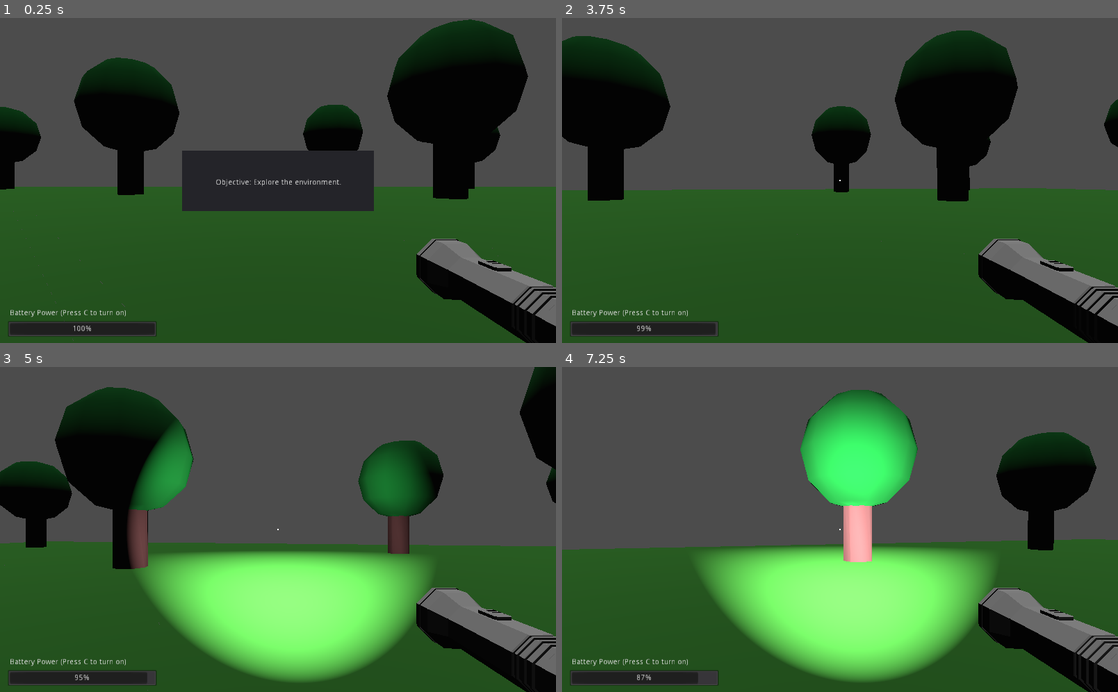
Above: before the commit, frames 1-4 (two rows, left to right).
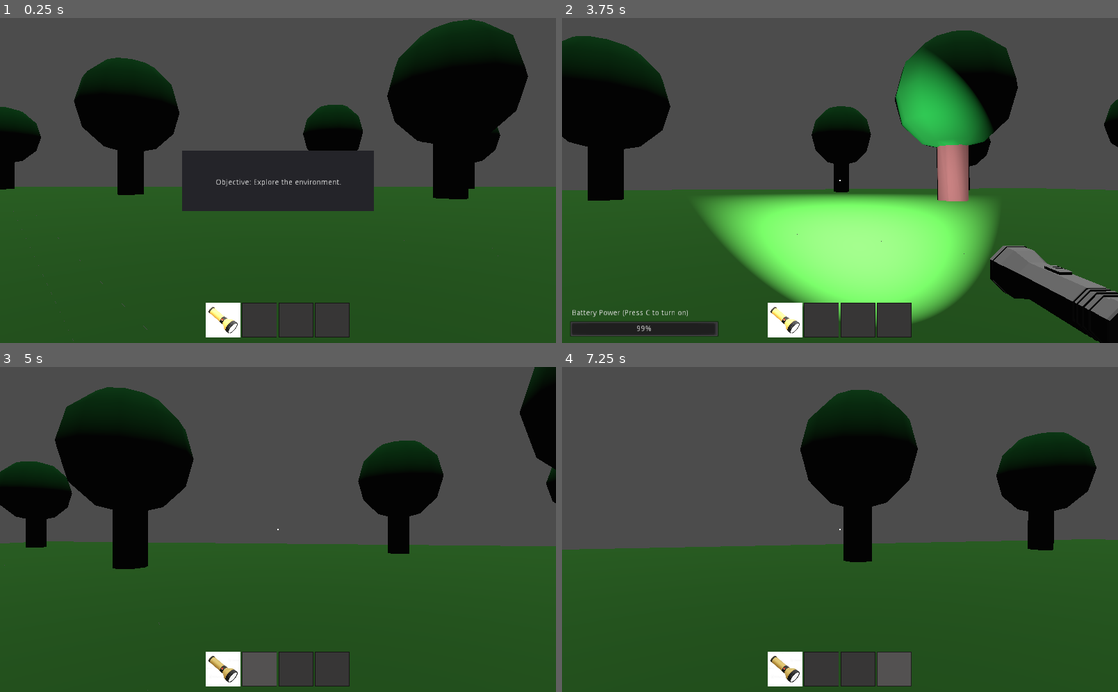
Above: after the commit, the same moments.

Repository: Pykeeboi27/case-0
Game: Godot game, scene res://Scenes/Test Platform.tscn
Two runs of this game, one before a commit and one after it. Both use one fixed random seed, a clock stepped at 60 frames per second and the inputs below.
Inputs (mouse positions are in pixels of both pictures, inside the frame that each line leads up to):
- Up to frame 1 (0.25 s): no input
- Up to frame 2 (3.75 s): click (784, 320) at 0.52 s; click (823, 320) at 1.27 s; click (856, 320) at 2.02 s; click (895, 320) at 2.77 s; tap C (flashlight) at 3.5, 3.6 s; move the mouse to (867, 180) at 3.52 s; hold W (move_forward) from 3.53 s (still down); hold 1 (slot_1, bound only after the commit) from 3.53 s (still down)
- Up to frame 3 (5 s): keep holding W (move_forward); tap Space (jump) at 3.77, 4.52 s; tap C (flashlight) at 4.25 s; move the mouse to (250, 529) at 4.27 s; release 1 (slot_1, bound only after the commit) at 4.28 s; tap 1 (slot_1, bound only after the commit) at 4.35 s; tap 2 (slot_2, bound only after the commit) at 4.55 s
- Up to frame 4 (7.25 s): keep holding W (move_forward); tap C (flashlight) at 5, 5.75, 6.5, 6.8 s; move the mouse to (851, 523) at 5.02 s; hold 2 (slot_2, bound only after the commit) 5.03-5.78 s; tap 3 (slot_3, bound only after the commit) at 5.3, 5.85 s; move the mouse to (834, 536) at 5.77 s; tap Space (jump) at 6.02, 6.77 s; tap 4 (slot_4, bound only after the commit) at 6.05 s; move the mouse to (878, 532) at 6.52 s; hold 4 (slot_4, bound only after the commit) from 6.53 s (still down)

The runs differ from the first frame. In frame 1, 8.6% of the frame differs, in the area x 1-100%, y 67-100%; in frame 2, 23%; in frame 3, 28%; in frame 4, 30%, in the area x 1-100%, y 7-100%.

Commit message:
Add files via upload

Diff:
--- /dev/null
+++ b/Assets/items/flashlight.tres
@@ -0,0 +1,13 @@
+[gd_resource type="Resource" load_steps=4 format=2]
+
+[ext_resource path="res://Scenes/Flashlight.tscn" type="PackedScene" id=1]
+[ext_resource path="res://ItemData.gd" type="Script" id=2]
+[ext_resource path="res://Assets/items/flashlight_icon.jpg" type="Texture" id=3]
+
+[resource]
+script = ExtResource( 2 )
+item_name = "flashlight"
+icon = ExtResource( 3 )
+mesh_scene = ExtResource( 1 )
+item_type = ""
+target_use = ""
--- /dev/null
+++ b/Inventory.gd
@@ -0,0 +1,36 @@
+extends Node
+
+signal inventory_changed
+signal slot_selected
+
+export(int) var HOTBAR_SIZE = 4
+export(Array, Resource) var default_items
+
+var hotbar = []
+var selected_slot
+
+func _ready():
+	hotbar.resize(HOTBAR_SIZE)
+
+	default_items = [
+		preload("res://Assets/items/flashlight.tres"),
+	]
+	for i in range(min(default_items.size(), HOTBAR_SIZE)):
+		hotbar[i] = default_items[i]
+
+	emit_signal("inventory_changed")
+	select_slot(0)
+
+
+func add_item(item):
+	for i in range(HOTBAR_SIZE):
+		if hotbar[i] == null:
+			hotbar[i] = item
+			emit_signal("inventory_changed")
+			select_slot(i)
+			return true
+	return false
+
+func select_slot(index):
+	selected_slot = clamp(index, 0, HOTBAR_SIZE - 1)
+	emit_signal("slot_selected", selected_slot)
--- /dev/null
+++ b/ItemData.gd
@@ -0,0 +1,8 @@
+extends Resource
+class_name ItemData
+
+export(String) var item_name
+export(Texture) var icon
+export(PackedScene) var mesh_scene
+export(String) var item_type
+export(String) var target_use
--- /dev/null
+++ b/Scenes/Hotbar.gd
@@ -0,0 +1,31 @@
+extends HBoxContainer
+
+var slots = []
+
+func _ready():
+	slots = get_children()
+
+	for i in range(slots.size()):
+		slots[i].connect("pressed", self, "_on_slot_pressed", [i])
+
+	Inventory.connect("inventory_changed", self, "_update_hotbar")
+	Inventory.connect("slot_selected", self, "_highlight_slot")
+
+	_update_hotbar()
+	_highlight_slot(Inventory.selected_slot)
+
+func _update_hotbar():
+	for i in range(slots.size()):
+		var item = Inventory.hotbar[i]
+		if item:
+			slots[i].texture_normal = item.icon
+		else:
+			slots[i].texture_normal = null
+
+func _highlight_slot(index):
+	for i in range(slots.size()):
+		slots[i].modulate = Color(1,1,1)
+	slots[index].modulate = Color(1.5,1.5,1.5)
+
+func _on_slot_pressed(index):
+	Inventory.select_slot(index)
--- /dev/null
+++ b/Scenes/ItemPickup.gd
@@ -0,0 +1,12 @@
+extends Area
+
+export(Resource) var item_data
+
+func interact(player):
+	if player.pickup_item(item_data):
+		queue_free()
+
+func _ready():
+	if item_data and item_data.mesh_scene:
+		var mesh = item_data.mesh_scene.instance()
+		add_child(mesh)
--- /dev/null
+++ b/Scenes/ItemPickup.tscn
@@ -0,0 +1,14 @@
+[gd_scene load_steps=3 format=2]
+
+[ext_resource path="res://Scenes/ItemPickup.gd" type="Script" id=1]
+
+[sub_resource type="BoxShape" id=1]
+
+[node name="ItemPickup" type="Area"]
+script = ExtResource( 1 )
+
+[node name="CollisionShape" type="CollisionShape" parent="."]
+transform = Transform( 0.433439, 0, 0, 0, 0.433439, 0, 0, 0, 0.433439, 0, 0, 0 )
+shape = SubResource( 1 )
+
+[node name="MeshInstance" type="MeshInstance" parent="."]
--- a/Scenes/Player.tscn
+++ b/Scenes/Player.tscn
@@ -1,8 +1,7 @@
-[gd_scene load_steps=6 format=2]
+[gd_scene load_steps=5 format=2]
 
 [ext_resource path="res://default_env.tres" type="Environment" id=1]
 [ext_resource path="res://Scripts/Player.gd" type="Script" id=2]
-[ext_resource path="res://Scenes/Flashlight.tscn" type="PackedScene" id=3]
 [ext_resource path="res://Crosshair.png" type="Texture" id=4]
 
 [sub_resource type="CapsuleShape" id=1]
@@ -25,8 +24,10 @@
 fov = 60.0
 
 [node name="Interaction" type="RayCast" parent="Camera"]
+transform = Transform( 1.00516, 0, 0, 0, 1.00516, 0, 0, 0, 1.58222, 0, 0, 0 )
 enabled = true
 cast_to = Vector3( 0, 0, -5 )
+collide_with_areas = true
 
 [node name="Hand" type="Position3D" parent="Camera"]
 transform = Transform( 1, 0, 0, 0, 1, 0, 0, 0, 1, 0, 0, -4 )
@@ -43,5 +44,23 @@
 rect_scale = Vector2( 0.2, 0.2 )
 texture = ExtResource( 4 )
 
-[node name="Flashlight" parent="Camera" instance=ExtResource( 3 )]
-transform = Transform( 1.2, 0, 0, 0, 1.2, 0, 0, 0, 1.2, 0.34764, -0.175, -0.436 )
+[node name="ItemHand" type="Spatial" parent="Camera"]
+transform = Transform( 1, 0, 0, 0, 1, 0, 0, 0, 1, 0.348, -0.175, -0.436 )
+
+[node name="CanvasLayer" type="CanvasLayer" parent="."]
+
+[node name="InteractContainer" type="HBoxContainer" parent="CanvasLayer"]
+anchor_left = 0.5
+anchor_top = 0.5
+anchor_right = 0.5
+anchor_bottom = 0.5
+margin_left = -65.5
+margin_top = -20.0
+margin_right = 65.5
+margin_bottom = 20.0
+
+[node name="InteractLabel" type="Label" parent="CanvasLayer/InteractContainer"]
+margin_top = 13.0
+margin_right = 131.0
+margin_bottom = 27.0
+text = "Press \"E\" To Interact"
--- /dev/null
+++ b/Scenes/Slot.tscn
@@ -0,0 +1,26 @@
+[gd_scene load_steps=3 format=2]
+
+[sub_resource type="ShortCut" id=7]
+
+[sub_resource type="StyleBoxFlat" id=8]
+border_width_left = 1
+border_width_top = 1
+border_width_right = 1
+border_width_bottom = 1
+border_color = Color( 0.227451, 0.223529, 0.223529, 1 )
+
+[node name="Slot" type="TextureButton"]
+margin_left = 108.0
+margin_right = 172.0
+margin_bottom = 64.0
+rect_min_size = Vector2( 64, 64 )
+shortcut = SubResource( 7 )
+expand = true
+stretch_mode = 5
+
+[node name="Panel" type="Panel" parent="."]
+modulate = Color( 0.364706, 0.356863, 0.356863, 1 )
+show_behind_parent = true
+anchor_right = 1.0
+anchor_bottom = 1.0
+custom_styles/panel = SubResource( 8 )
--- a/Scenes/Test Platform.tscn
+++ b/Scenes/Test Platform.tscn
@@ -1,8 +1,12 @@
-[gd_scene load_steps=7 format=2]
+[gd_scene load_steps=11 format=2]
 
 [ext_resource path="res://Scenes/Player.tscn" type="PackedScene" id=1]
 [ext_resource path="res://Scripts/Test Platform.gd" type="Script" id=2]
 [ext_resource path="res://Scenes/CanvasLayer.gd" type="Script" id=3]
+[ext_resource path="res://Scenes/ItemPickup.tscn" type="PackedScene" id=4]
+[ext_resource path="res://Scenes/Slot.tscn" type="PackedScene" id=5]
+[ext_resource path="res://Scenes/Hotbar.gd" type="Script" id=6]
+[ext_resource path="res://Assets/items/flashlight.tres" type="Resource" id=7]
 
 [sub_resource type="SpatialMaterial" id=1]
 albedo_color = Color( 0.286275, 0.639216, 0.239216, 1 )
@@ -183,3 +187,52 @@
 margin_bottom = 52.5
 text = "Objective: Explore the environment."
 align = 1
+
+[node name="Control" type="Control" parent="CanvasLayer"]
+anchor_right = 1.0
+anchor_bottom = 1.0
+margin_bottom = -10.0
+
+[node name="Hotbar" type="HBoxContainer" parent="CanvasLayer/Control"]
+anchor_left = 0.5
+anchor_top = 1.0
+anchor_right = 0.5
+anchor_bottom = 1.0
+margin_left = -140.0
+margin_top = -64.0
+margin_right = 140.0
+custom_constants/separation = 3
+alignment = 1
+script = ExtResource( 6 )
+
+[node name="Slot" parent="CanvasLayer/Control/Hotbar" instance=ExtResource( 5 )]
+margin_left = 7.0
+margin_right = 71.0
+
+[node name="Slot2" parent="CanvasLayer/Control/Hotbar" instance=ExtResource( 5 )]
+margin_left = 74.0
+margin_right = 138.0
+
+[node name="Slot3" parent="CanvasLayer/Control/Hotbar" instance=ExtResource( 5 )]
+margin_left = 141.0
+margin_right = 205.0
+
+[node name="Slot4" parent="CanvasLayer/Control/Hotbar" instance=ExtResource( 5 )]
+margin_left = 208.0
+margin_right = 272.0
+
+[node name="ItemPickup" parent="." instance=ExtResource( 4 )]
+transform = Transform( 1, 0, 0, 0, 1, 0, 0, 0, 1, -3.11299, 1.70088, 0.629415 )
+item_data = ExtResource( 7 )
+
+[node name="ItemPickup2" parent="." instance=ExtResource( 4 )]
+transform = Transform( 1, 0, 0, 0, 1, 0, 0, 0, 1, -3.11299, 1.70088, 2.09559 )
+item_data = ExtResource( 7 )
+
+[node name="ItemPickup3" parent="." instance=ExtResource( 4 )]
+transform = Transform( 1, 0, 0, 0, 1, 0, 0, 0, 1, -1.14663, 1.70088, 0.629415 )
+item_data = ExtResource( 7 )
+
+[node name="ItemPickup4" parent="." instance=ExtResource( 4 )]
+transform = Transform( 1, 0, 0, 0, 1, 0, 0, 0, 1, 2.17746, 1.70088, 0.629415 )
+item_data = ExtResource( 7 )
--- /dev/null
+++ b/Scenes/Testbody.tscn
@@ -0,0 +1,10 @@
+[gd_scene load_steps=2 format=2]
+
+[sub_resource type="GDScript" id=1]
+
+[node name="InteractableItem" type="RigidBody" groups=["interactables"]]
+script = SubResource( 1 )
+
+[node name="MeshInstance" type="MeshInstance" parent="."]
+transform = Transform( 1, 0, 0, 0, 1, 0, 0, 0, 1, 0.000615597, -0.00390226, 0.00135684 )
+skeleton = NodePath("")
--- a/Scripts/Flashlight.gd
+++ b/Scripts/Flashlight.gd
@@ -1,9 +1,16 @@
 extends Spatial
 
 var flashlight_on := false
+var is_equipped = false
+
+onready var batteryicon = $Battery
+
+func _ready():
+	if not is_equipped:
+		batteryicon.hide()
 
 func _input(event: InputEvent) -> void:
-	if Input.is_action_just_pressed("flashlight"):
+	if Input.is_action_just_pressed("flashlight") and is_equipped:
 		if $Battery.value > 0 or flashlight_on:
 			flashlight_on = !flashlight_on
 
--- a/Scripts/Player.gd
+++ b/Scripts/Player.gd
@@ -15,6 +15,7 @@
 #Physics and Pick up Objects
 var pickedObject
 var objectPullPower: float = 4.0
+var current_item = null
 
 # --- HEAD BOB ---
 export var bobFrequency: float = 12.0   # How fast the bob cycles
@@ -27,16 +28,29 @@
 onready var camera = get_node("Camera")
 onready var interaction = get_node("Camera/Interaction")
 onready var hand = get_node("Camera/Hand")
+onready var labeltext = $CanvasLayer/InteractContainer/InteractLabel
+onready var itemhand = get_node("Camera/ItemHand")
 
 func _ready():
 	Input.set_mouse_mode(Input.MOUSE_MODE_CAPTURED)
 	OS.window_fullscreen = true
 	cameraDefaultY = camera.translation.y  # store the camera's resting Y position
+	Inventory.connect("slot_selected", self, "_on_slot_selected")
 
 func _input(event):
 	#mouse movement
 	if event is InputEventMouseMotion:
 		mouseDelta = event.relative
+
+	if event.is_action_pressed("slot_1"):
+		Inventory.select_slot(0)
+	elif event.is_action_pressed("slot_2"):
+		Inventory.select_slot(1)
+	elif event.is_action_pressed("slot_3"):
+		Inventory.select_slot(2)
+	elif event.is_action_pressed("slot_4"):
+		Inventory.select_slot(3)
+
 
 func _process(delta):
 	#rotate camera along x-axis
@@ -107,6 +121,16 @@
 		var b = hand.global_transform.origin
 		pickedObject.set_linear_velocity((b-a)*objectPullPower)
 
+	labeltext.hide()
+
+	if interaction.is_colliding():
+		var target = interaction.get_collider()
+		if target != null and target.has_method("interact"):
+			labeltext.show()
+
+			if Input.is_action_just_pressed("interact"):
+				target.interact(self)
+
 func window_activity():
 	if Input.is_action_just_pressed("ui_cancel"):
 		if Input.get_mouse_mode() == Input.MOUSE_MODE_CAPTURED:
@@ -124,3 +148,18 @@
 	if pickedObject != null:
 		print("Dropping?")
 		pickedObject = null
+
+func pickup_item(item):
+	return Inventory.add_item(item)
+
+func _on_slot_selected(index):
+	var item = Inventory.hotbar[index]
+
+	if current_item:
+		current_item.queue_free()
+		current_item = null
+
+	if item and item.mesh_scene:
+		current_item = item.mesh_scene.instance()
+		current_item.is_equipped = true
+		itemhand.add_child(current_item)
--- a/project.godot
+++ b/project.godot
@@ -8,11 +8,25 @@
 
 config_version=4
 
+_global_script_classes=[ {
+"base": "Resource",
+"class": "ItemData",
+"language": "GDScript",
+"path": "res://ItemData.gd"
+} ]
+_global_script_class_icons={
+"ItemData": ""
+}
+
 [application]
 
 config/name="Case#0"
 run/main_scene="res://Scenes/Test Platform.tscn"
 config/icon="res://icon.png"
+
+[autoload]
+
+Inventory="*res://Inventory.gd"
 
 [gui]
 
@@ -60,6 +74,31 @@
 "events": [ Object(InputEventKey,"resource_local_to_scene":false,"resource_name":"","device":0,"alt":false,"shift":false,"control":false,"meta":false,"command":false,"pressed":false,"scancode":0,"physical_scancode":67,"unicode":0,"echo":false,"script":null)
  ]
 }
+interact={
+"deadzone": 0.5,
+"events": [ Object(InputEventKey,"resource_local_to_scene":false,"resource_name":"","device":0,"alt":false,"shift":false,"control":false,"meta":false,"command":false,"pressed":false,"scancode":69,"physical_scancode":0,"unicode":0,"echo":false,"script":null)
+ ]
+}
+slot_1={
+"deadzone": 0.5,
+"events": [ Object(InputEventKey,"resource_local_to_scene":false,"resource_name":"","device":0,"alt":false,"shift":false,"control":false,"meta":false,"command":false,"pressed":false,"scancode":49,"physical_scancode":0,"unicode":0,"echo":false,"script":null)
+ ]
+}
+slot_2={
+"deadzone": 0.5,
+"events": [ Object(InputEventKey,"resource_local_to_scene":false,"resource_name":"","device":0,"alt":false,"shift":false,"control":false,"meta":false,"command":false,"pressed":false,"scancode":50,"physical_scancode":0,"unicode":0,"echo":false,"script":null)
+ ]
+}
+slot_3={
+"deadzone": 0.51,
+"events": [ Object(InputEventKey,"resource_local_to_scene":false,"resource_name":"","device":0,"alt":false,"shift":false,"control":false,"meta":false,"command":false,"pressed":false,"scancode":51,"physical_scancode":0,"unicode":0,"echo":false,"script":null)
+ ]
+}
+slot_4={
+"deadzone": 0.5,
+"events": [ Object(InputEventKey,"resource_local_to_scene":false,"resource_name":"","device":0,"alt":false,"shift":false,"control":false,"meta":false,"command":false,"pressed":false,"scancode":52,"physical_scancode":0,"unicode":0,"echo":false,"script":null)
+ ]
+}
 
 [physics]
 
Binary file added: Assets/items/flashlight_icon.jpg
Not shown, added: Assets/items/flashlight_icon.jpg.import
